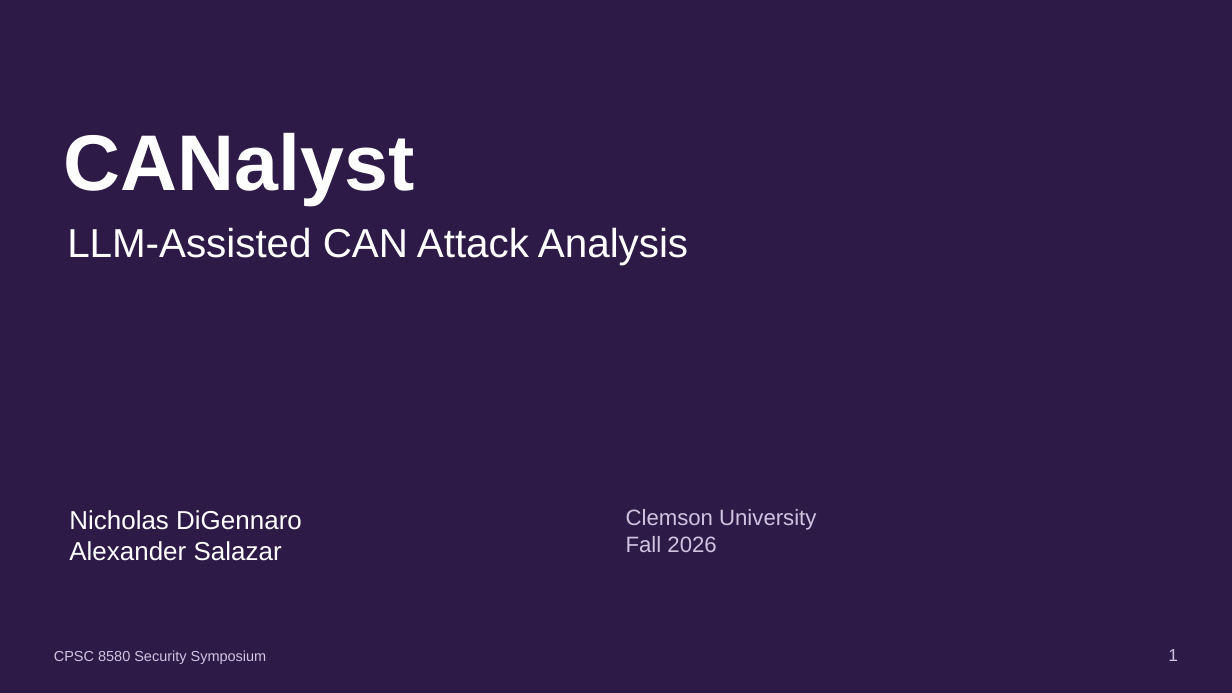
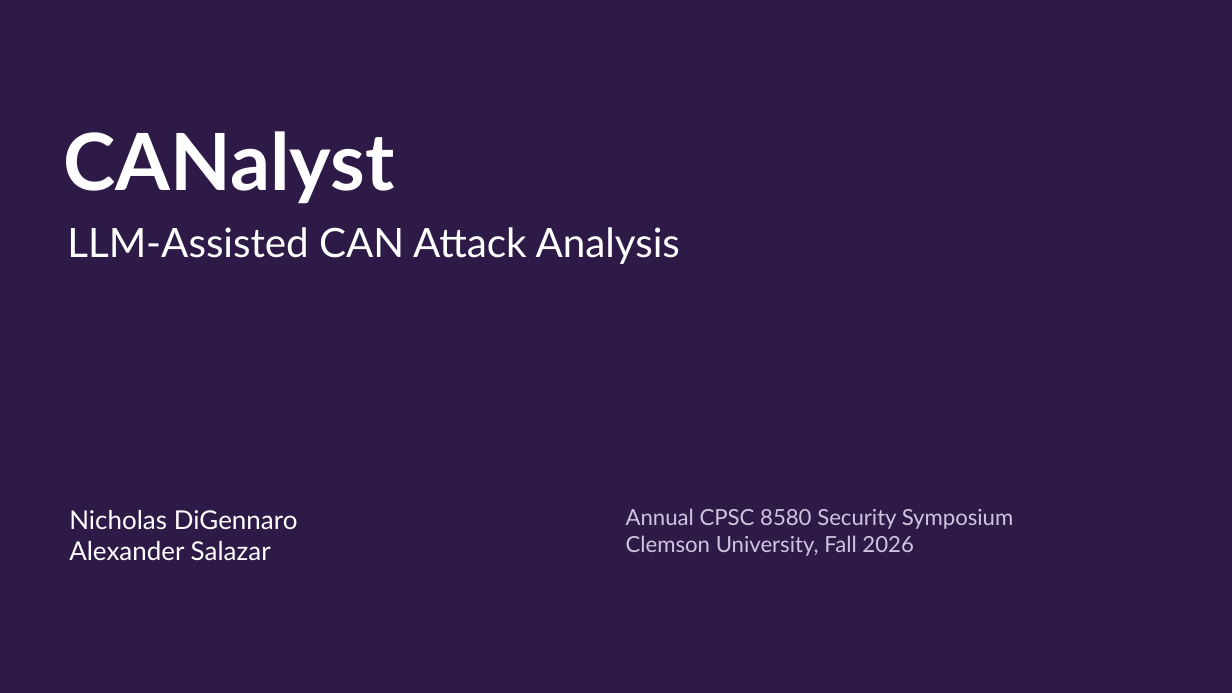
Before and after one commit to SaladbarAlex/CANalyst, a slide deck: slide 1 of output/presentation/CANalyst_Final_Presentation_20min_Class.pptx. Drawn at 1232x693 pixels with LibreOffice and Linux fonts; fonts in the diff are those of the drawing. Boxes give left, top, right and bottom in pixels: in the first picture for what was removed or moved away, otherwise in the second. Text is boxed around its words. In the diff, an @@ line names an element or a change of style, - is before the commit and + after.

```diff
--- a/output/presentation/CANalyst_Final_Presentation_20min_Class.pptx
+++ b/output/presentation/CANalyst_Final_Presentation_20min_Class.pptx
@@ font Arial to Lato in 3 elements at bbox=[64, 131, 395, 204], bbox=[67, 227, 680, 264], bbox=[69, 510, 298, 560] @@
@@ text at bbox=[626, 508, 1014, 556]: text changed; font Arial to Lato @@
-Clemson University
-Fall 2026
+Annual CPSC 8580 Security Symposium
+Clemson University, Fall 2026
@@ text removed at bbox=[54, 650, 267, 664] @@
-CPSC 8580 Security Symposium
@@ text removed at bbox=[1168, 649, 1178, 661] @@
-1
```
Also in this commit, not shown: 10 other slides changed, 15 slides added, 15 slides removed, 7 other files.
